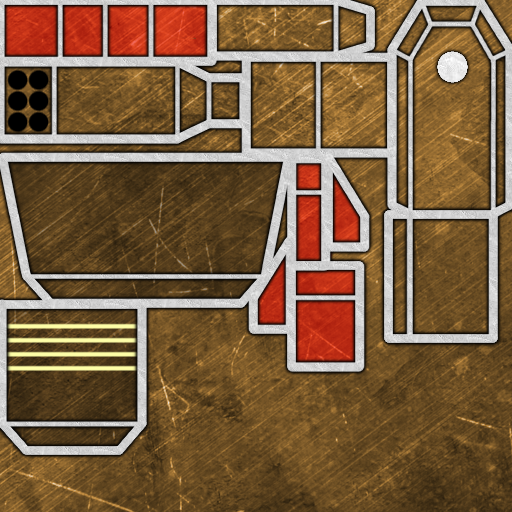
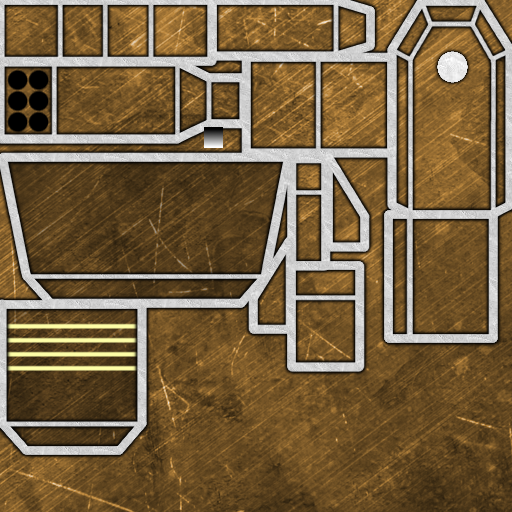
Two versions of the same layered image (512x512). Layer-by-layer changes:
added layer "sfuma" above "periumetro" over [204, 127, 223, 148]
hid "colore" over [5, 5, 360, 362]
